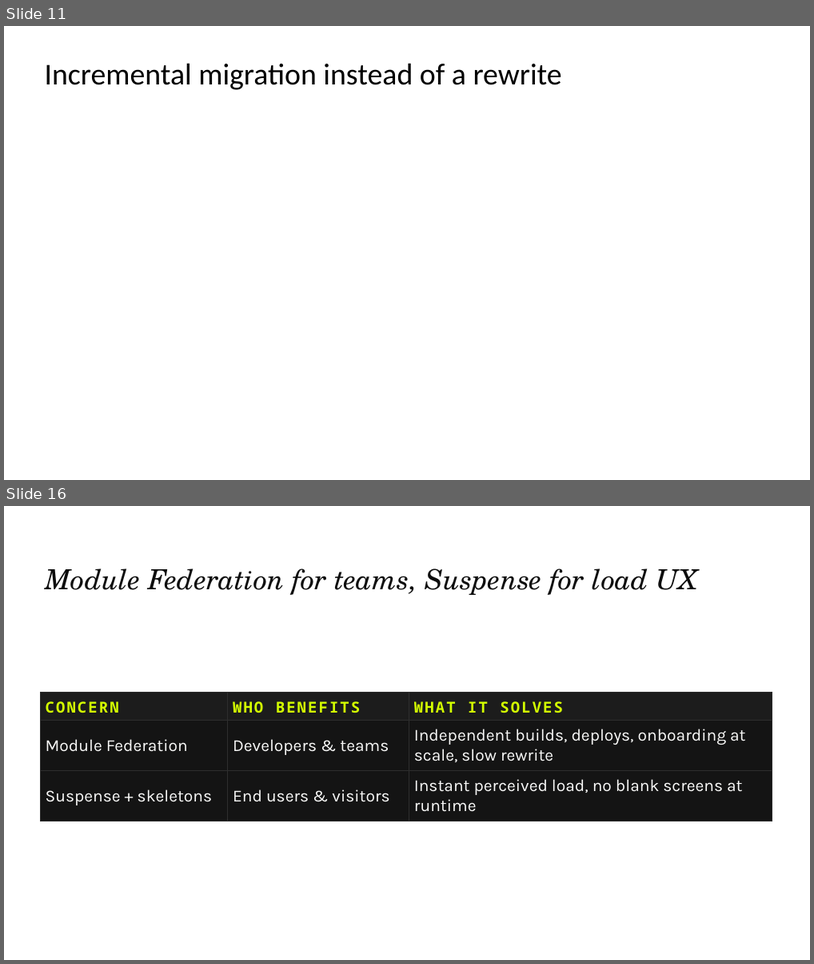
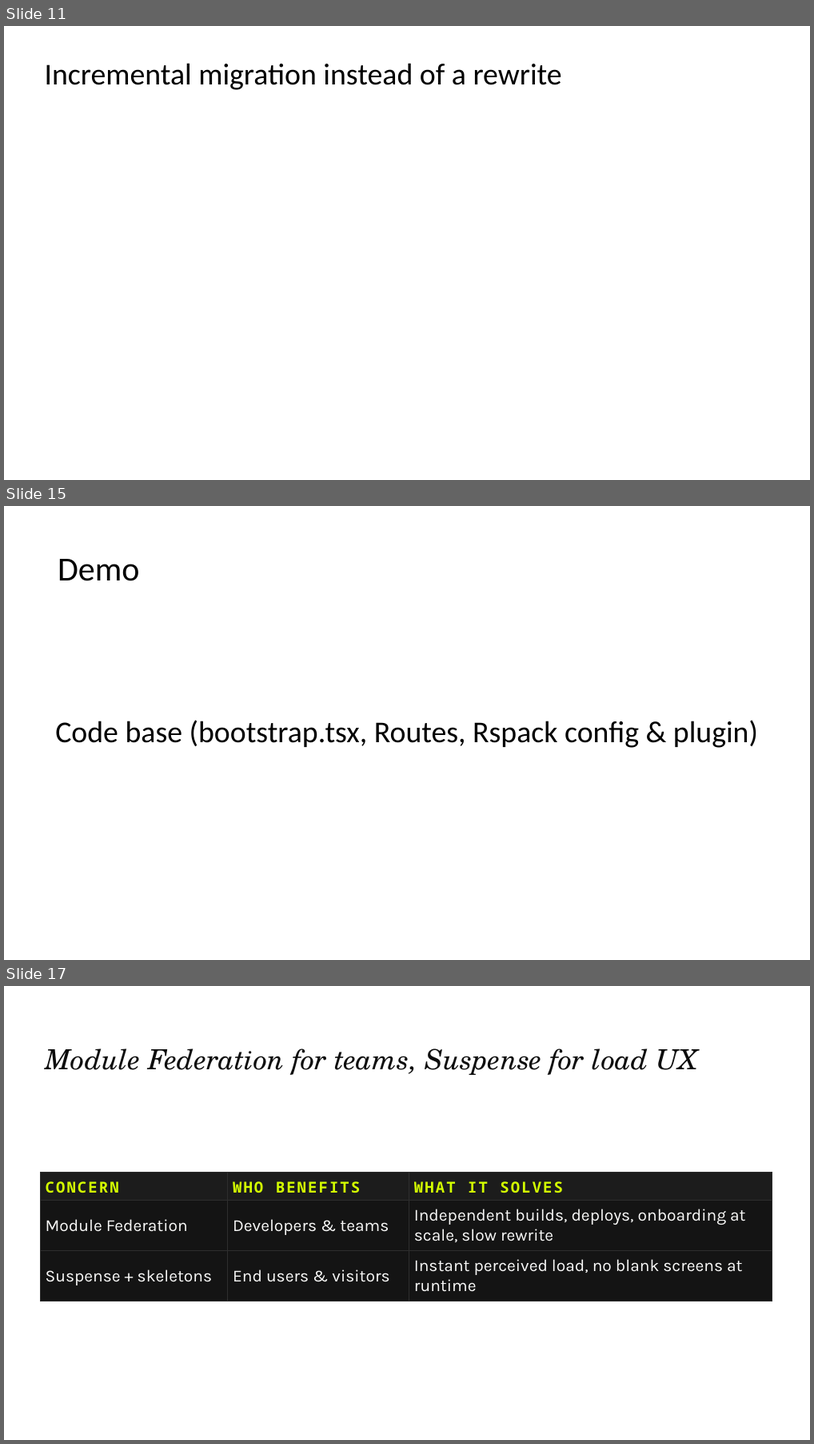
Before and after one commit to devlinduldulao/module-federation-demo, a slide deck: presentation/module-federation.pptx. Shown one above the other, each under a label of ours: slides 11 and 16 before the commit, slides 11, 15 and 17 after it; the slides between them are not shown. The pictures are 814x964 and 814x1444 pixels, drawn with LibreOffice and Linux fonts; fonts in the diff are those of the drawing. Boxes give left, top, right and bottom in pixels: in the first picture for what was removed or moved away, otherwise in the second. Text is boxed around its words. In the diff, an @@ line names an element or a change of style, - is before the commit and + after.

```diff
--- a/presentation/module-federation.pptx
+++ b/presentation/module-federation.pptx
@@ slide 15 added at (4,506,810,960), background #FFFFFF @@
@@ text added at (58,559,139,581), 40 pt, text #000000 @@
+Demo
@@ text added at (55,720,758,748), 36 pt, text #000000 @@
+Code base (bootstrap.tsx, Routes, Rspack config & plugin)
@@ what was slide 16 is now slide 17 @@
```
Also in this commit, not shown: 3 slides changed, 6 other slides added, 1 other file.
